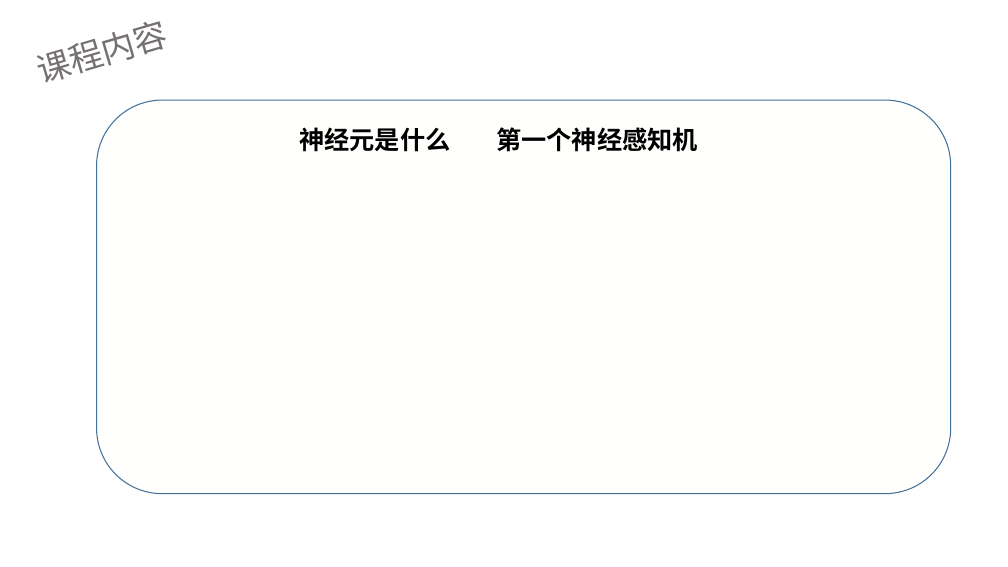
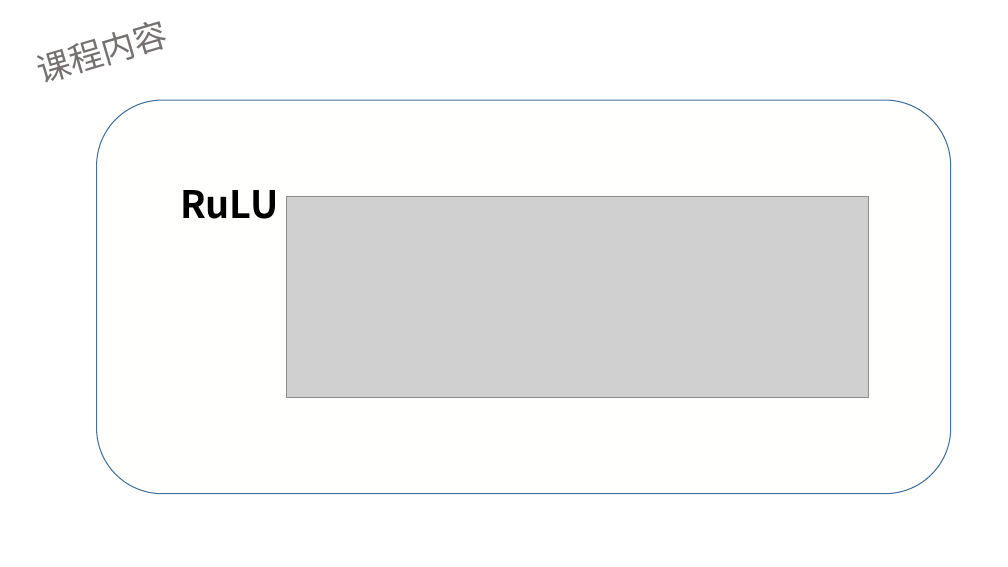
Before and after one commit to LinearPi/md_file, a slide deck: slide 19 of What_is_AI/人工智能公开课.pptx (slide 16 before the commit). Drawn at 1008x567 pixels with LibreOffice and Linux fonts; fonts in the diff are those of the drawing; grey boxes stand for pictures; background and template pictures are left out. Boxes give left, top, right and bottom in pixels: in the first picture for what was removed or moved away, otherwise in the second. Text is boxed around its words. In the diff, an @@ line names an element or a change of style, - is before the commit and + after.

```diff
--- a/What_is_AI/人工智能公开课.pptx
+++ b/What_is_AI/人工智能公开课.pptx
@@ text removed at bbox=[299, 127, 698, 152] @@
-神经元是什么 第一个神经感知机
@@ text added at bbox=[180, 190, 279, 219], 36 pt, text #000000, bold @@
+RuLU
@@ picture added at bbox=[287, 197, 869, 398] @@
```
Also in this commit, not shown: 4 other slides changed, 2 slides added, 12 other files.
